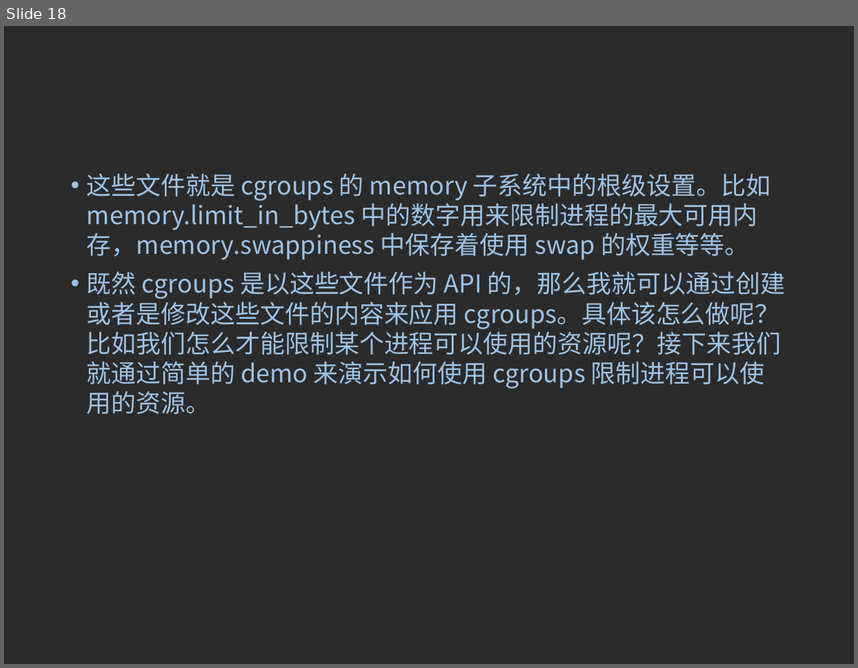
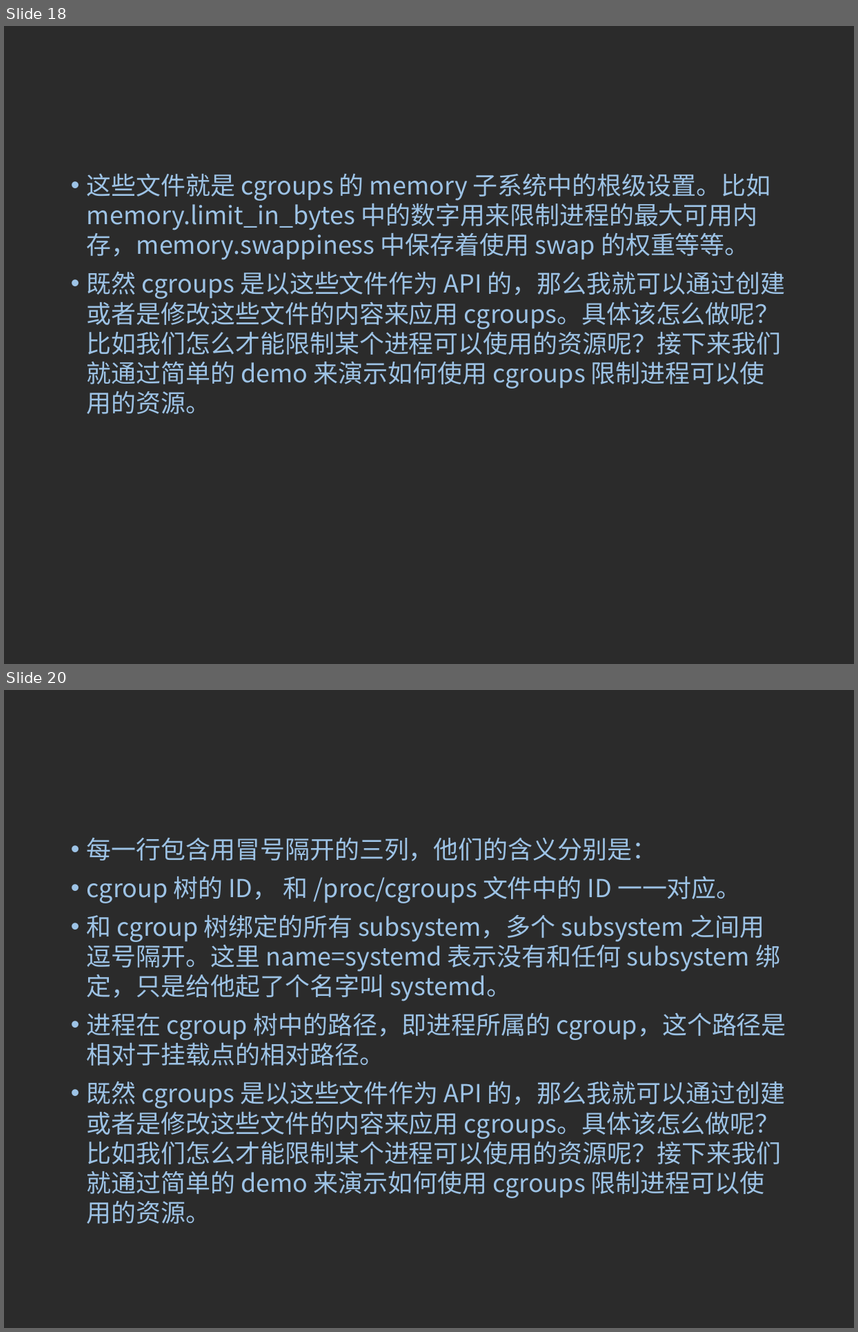
Before and after one commit to 15905100791/learning-records, a slide deck: Cgroups/CGroups简介.ppt. Shown one above the other, each under a label of ours: slide 18 before the commit, slides 18 and 20 after it; the slides between them are not shown. The pictures are 858x668 and 858x1332 pixels, drawn with LibreOffice and Linux fonts; fonts in the diff are those of the drawing; background and template pictures are left out; a plain dark background stands for a picture behind light text. Boxes give left, top, right and bottom in pixels: in the first picture for what was removed or moved away, otherwise in the second. Text is boxed around its words. In the diff, an @@ line names an element or a change of style, - is before the commit and + after.

```diff
--- a/Cgroups/CGroups简介.ppt
+++ b/Cgroups/CGroups简介.ppt
@@ slide 20 added at box(4, 690, 854, 1328), background picture (left out) @@
@@ text added at box(87, 838, 786, 1223), 21 pt, text #9DC3E6 @@
+• 每一行包含用冒号隔开的三列，他们的含义分别是：
+• cgroup 树的 ID， 和 /proc/cgroups 文件中的 ID 一一对应。
+• 和 cgroup 树绑定的所有 subsystem，多个 subsystem 之间用逗号隔开。这里 name=systemd 表示没有和任何 subsystem 绑定，只是给他起了个名字叫 systemd。
+• 进程在 cgroup 树中的路径，即进程所属的 cgroup，这个路径是相对于挂载点的相对路径。
+• 既然 cgroups 是以这些文件作为 API 的，那么我就可以通过创建或者是修改这些文件的内容来应用 cgroups。具体该怎么做呢？比如我们怎么才能限制某个进程可以使用的资源呢？接下来我们就通过简单的 demo 来演示如何使用 cgroups 限制进程可以使用的资源。
```
Also in this commit, not shown: 1 slide changed, 16 other slides added, 3 slides removed, 3 other files.
